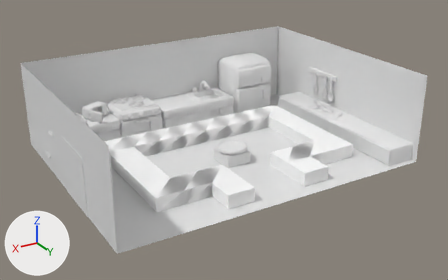
Before and after pictures for a commit that changed the FBX model Assets/Models/TudoParaPintarChaoEParede.fbx.
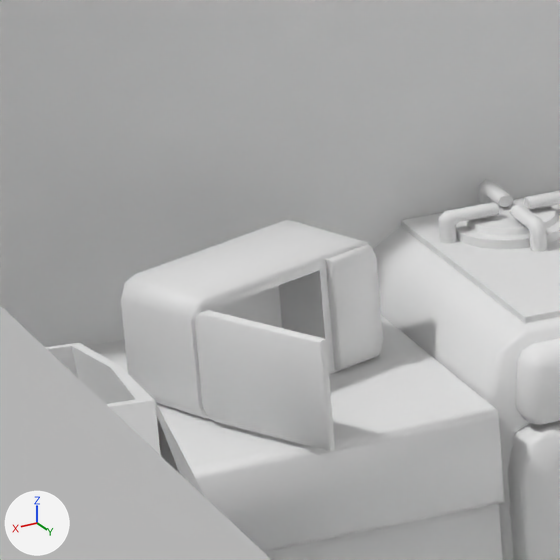
The first picture shows the older version from a 50 mm lens placed at (10.89, 18.59, 9.68), pointed at (0.1, 0.6, 0.69). The close-ups show both versions on the part from 16% to 28% of the width and 28% to 48% of the height of that picture; other places that the commit changed are outside them. The axes (+X, +Y, +Z) are drawn at lower left. The lights are the same throughout. Where no turn or scale is listed for an object, it has been applied to the vertices.

Objects in the first close-up: 'CaixaPapelao.002', 'ChãoEParede', 'Fogão', 'MesaEsqierda', 'Microondas', 'MicroondasPorta', 'PortaFogão'.
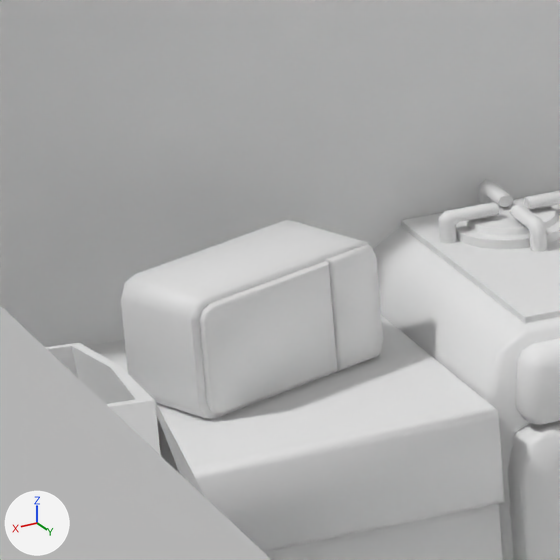
The change, as a list of edits to the scene's bpy script:
```text
Change ob_microondasporta:
    ob_microondasporta.rotation_euler: (1.571, 0.0, -1.093) -> (1.571, 0.0, 0.377)  # degrees (90, 0, -63) -> degrees (90, 0, 22)
```

Where the change shows, as pixel boxes (x1, y1, x2, y2) in the close-ups (560 x 560 px):
'MicroondasPorta', turned: before (195, 310, 335, 452); after (199, 261, 337, 414)
